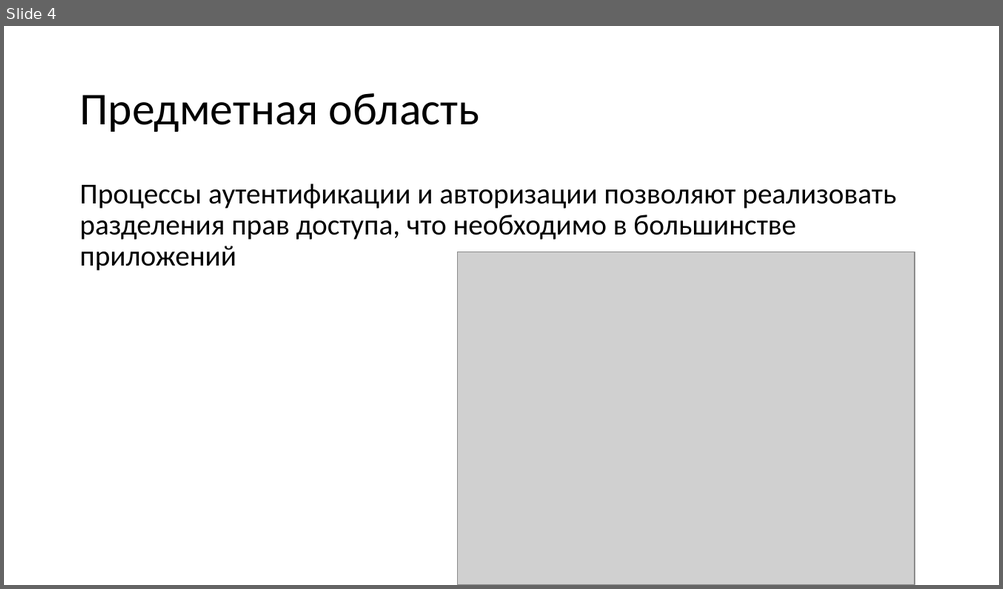
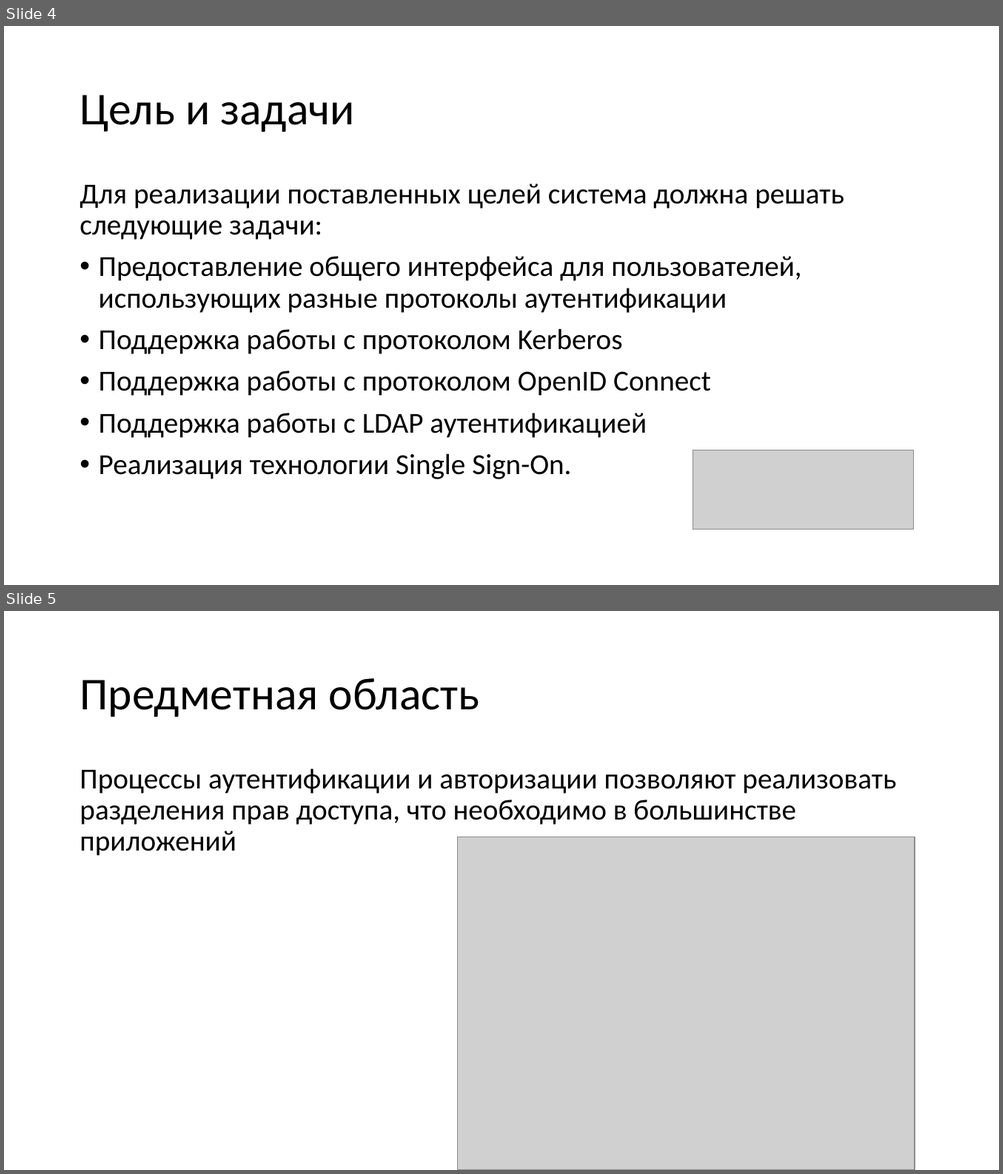
Before and after one commit to KozinOleg97/diplom, a slide deck: Vkr_p2.pptx. Shown one above the other, each under a label of ours: slide 4 before the commit, slides 4 and 5 after it. The pictures are 1003x589 and 1003x1174 pixels, drawn with LibreOffice and Linux fonts; fonts in the diff are those of the drawing; grey boxes stand for pictures. Boxes give left, top, right and bottom in pixels: in the first picture for what was removed or moved away, otherwise in the second. Text is boxed around its words. In the diff, an @@ line names an element or a change of style, - is before the commit and + after.

```diff
--- a/Vkr_p2.pptx
+++ b/Vkr_p2.pptx
@@ slide 4 added at (x1=4, y1=26, x2=999, y2=585), background #FFFFFF @@
@@ title added at (x1=79, y1=95, x2=354, y2=132), 44 pt, text #000000 @@
+Цель и задачи
@@ text added at (x1=79, y1=184, x2=844, y2=480), 28 pt, text #000000 @@
+Для реализации поставленных целей система должна решать следующие задачи:
+• Предоставление общего интерфейса для пользователей, использующих разные протоколы аутентификации
+• Поддержка работы с протоколом Kerberos
+• Поддержка работы с протоколом OpenID Connect
+• Поддержка работы с LDAP аутентификацией
+• Реализация технологии Single Sign-On.
@@ picture added at (x1=693, y1=451, x2=913, y2=530) @@
@@ what was slide 4 is now slide 5 @@
```
Also in this commit, not shown: 12 slides changed, 5 other slides added, 2 slides removed, 1 other file.
